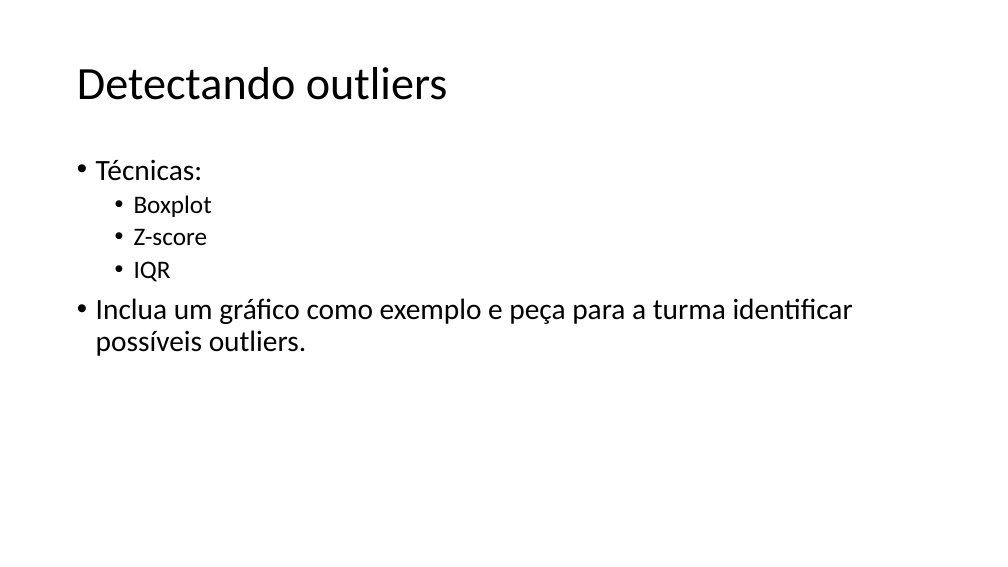
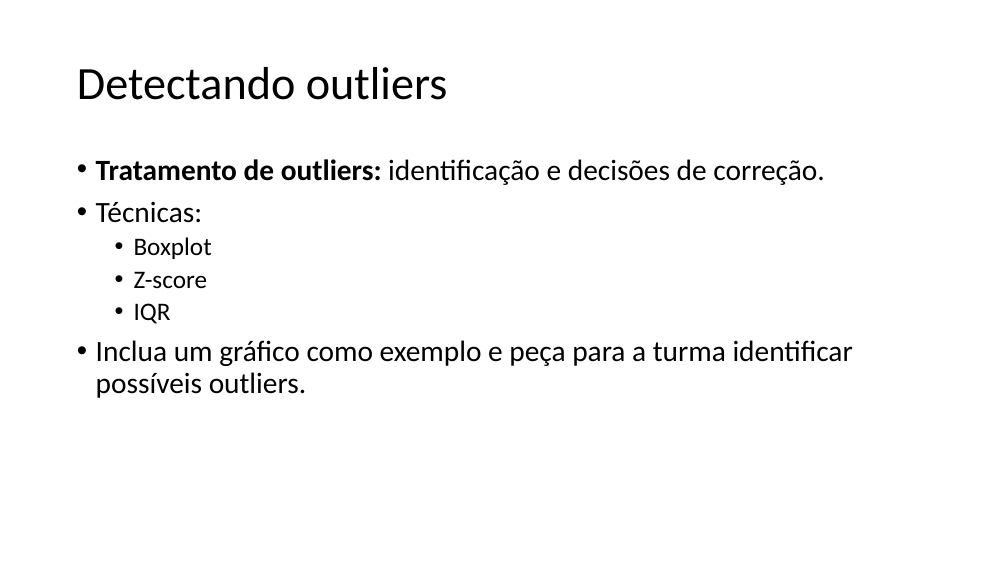
Before and after one commit to zz4fap/c24_inteligencia_artificial, a slide deck: slide 14 of slides/C24_EDA.pptx. Drawn at 1008x567 pixels with LibreOffice and Linux fonts; fonts in the diff are those of the drawing. Boxes give left, top, right and bottom in pixels: in the first picture for what was removed or moved away, otherwise in the second. Text is boxed around its words. In the diff, an @@ line names an element or a change of style, - is before the commit and + after.

```diff
--- a/slides/C24_EDA.pptx
+++ b/slides/C24_EDA.pptx
@@ text at [96,159,824,185]: paragraph added @@
+• Tratamento de outliers: identificação e decisões de correção.
```
Also in this commit, not shown: 4 other slides changed, 2 slides added, 2 slides removed, 1 other file.
